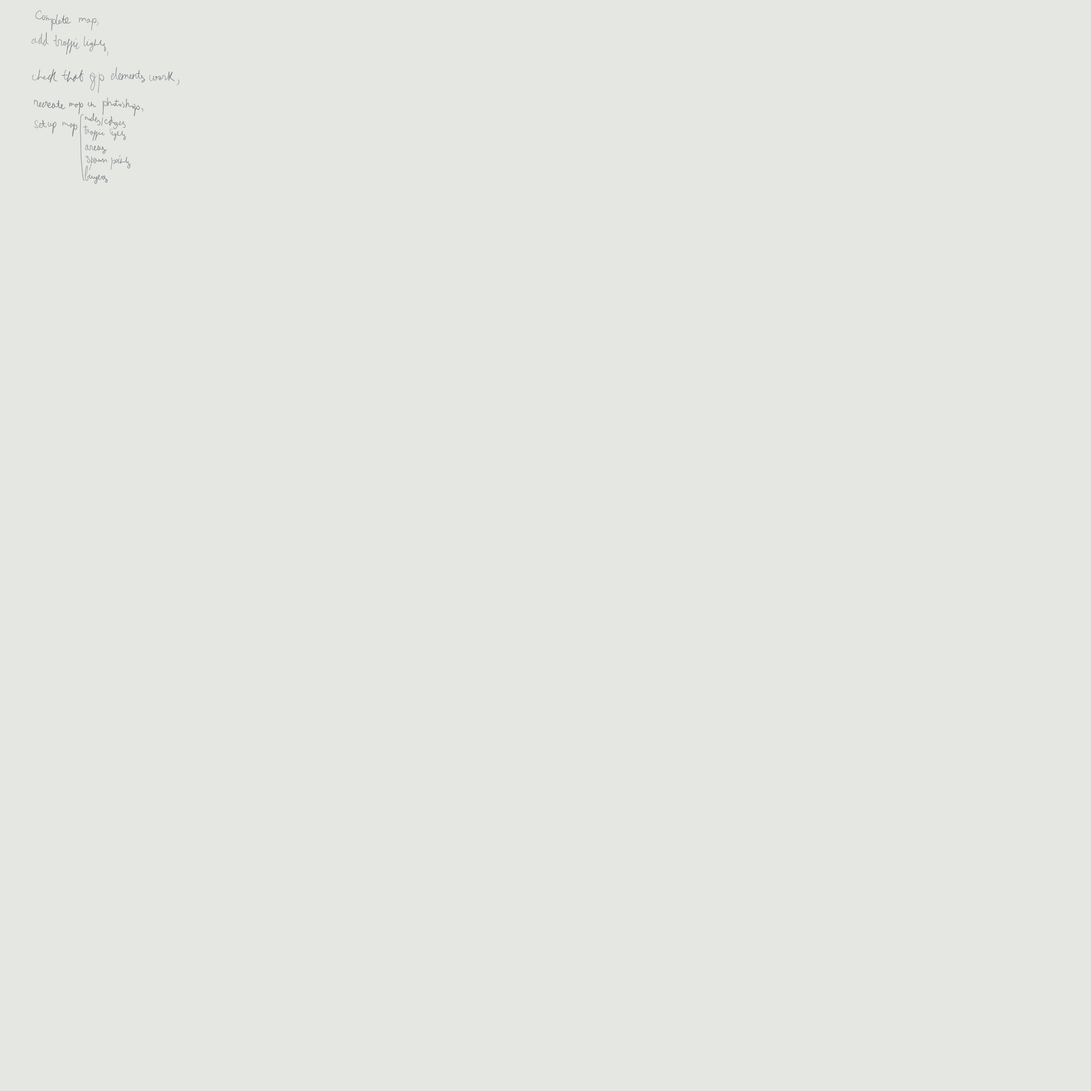
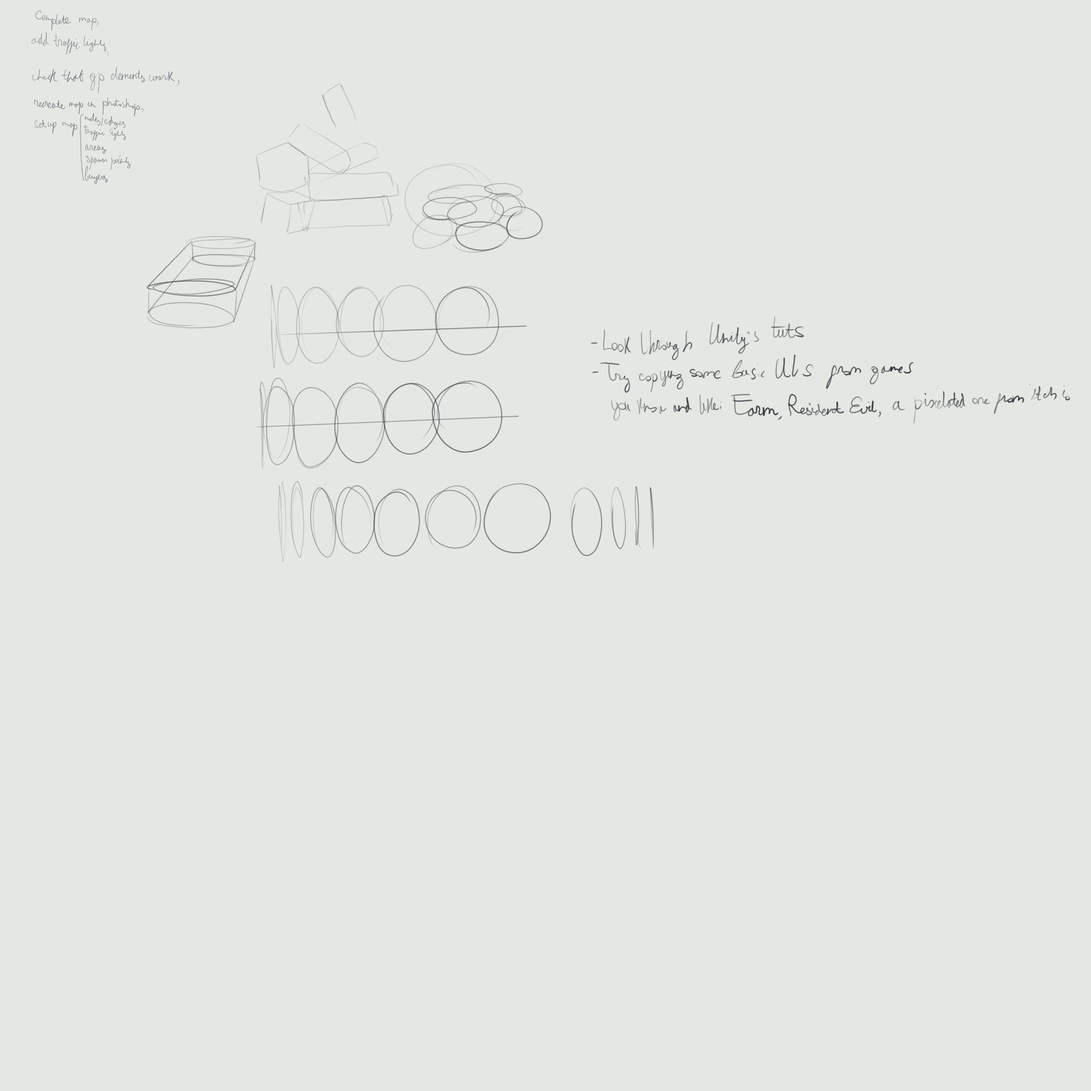
Two versions of the same layered image (w=1091, h=1091). Layer-by-layer changes:
added layer "Paint Layer 2" above "Paint Layer 1" over [146, 82, 1071, 563]
